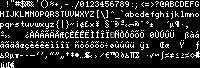
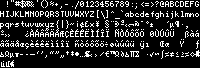
Layered file, before and after one edit (200px x 68px). Changes by layer:
painted on "!'#$%&'()*+,-./0123456789:;<=..." over [left=0, top=29, right=200, bottom=68]
